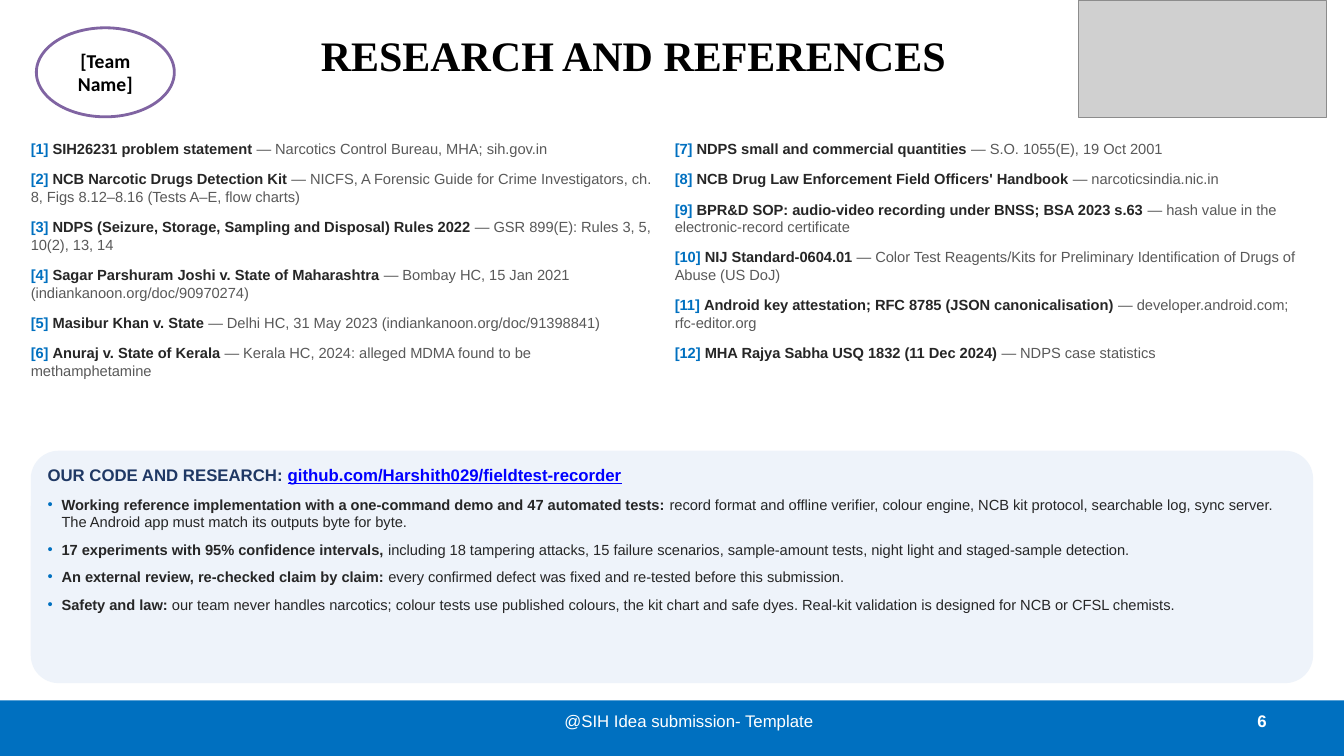
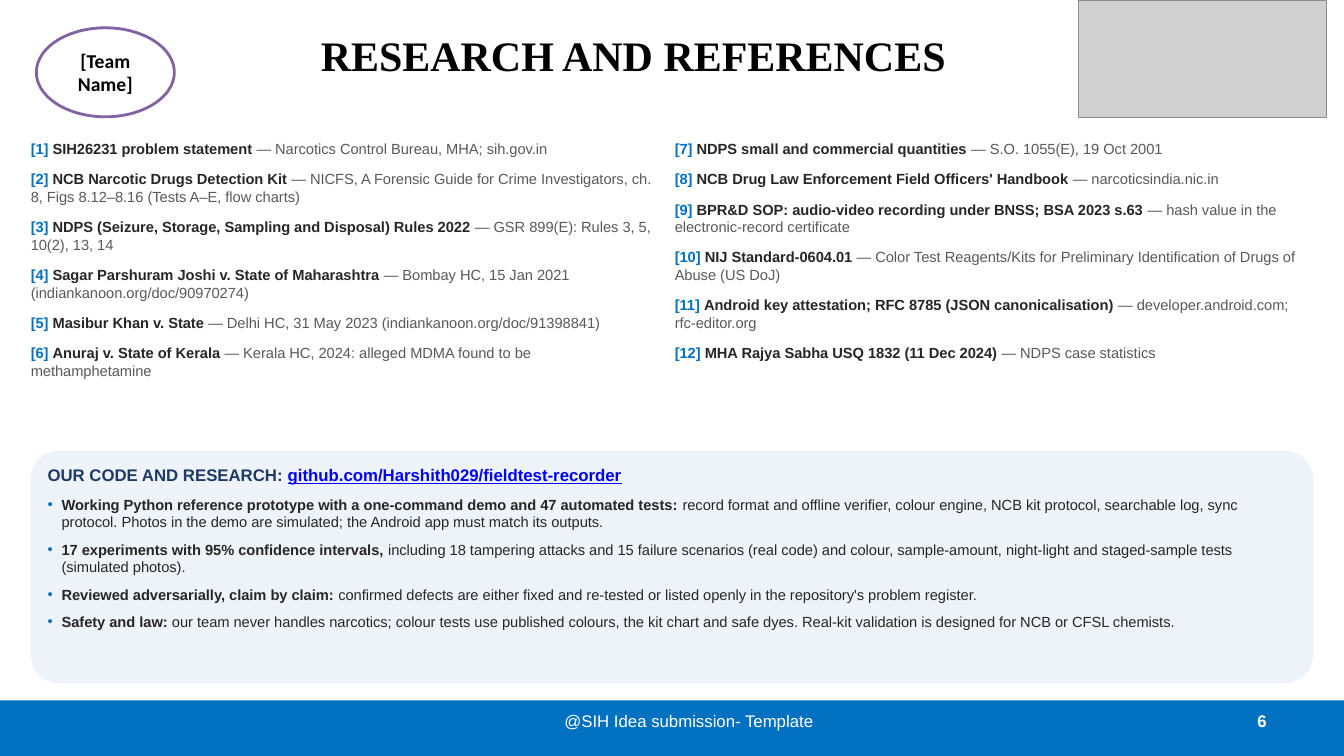
Before and after one commit to Harshith029/fieldtest-recorder, a slide deck: slide 6 of docs/deck/SIH26231_Idea_Submission.pptx. Drawn at 1344x756 pixels with LibreOffice and Linux fonts; fonts in the diff are those of the drawing; grey boxes stand for pictures. Boxes give left, top, right and bottom in pixels: in the first picture for what was removed or moved away, otherwise in the second. Text is boxed around its words. In the diff, an @@ line names an element or a change of style, - is before the commit and + after.

```diff
--- a/docs/deck/SIH26231_Idea_Submission.pptx
+++ b/docs/deck/SIH26231_Idea_Submission.pptx
@@ text at (x1=62, y1=499, x2=1238, y2=603): text changed @@
-• Working reference implementation with a one-command demo and 47 automated tests: record format and offline verifier, colour engine, NCB kit protocol, searchable log, sync server. The Android app must match its outputs byte for byte.
-• 17 experiments with 95% confidence intervals, including 18 tampering attacks, 15 failure scenarios, sample-amount tests, night light and staged-sample detection.
-• An external review, re-checked claim by claim: every confirmed defect was fixed and re-tested before this submission.
+• Working Python reference prototype with a one-command demo and 47 automated tests: record format and offline verifier, colour engine, NCB kit protocol, searchable log, sync protocol. Photos in the demo are simulated; the Android app must match its outputs.
+• 17 experiments with 95% confidence intervals, including 18 tampering attacks and 15 failure scenarios (real code) and colour, sample-amount, night-light and staged-sample tests (simulated photos).
+• Reviewed adversarially, claim by claim: confirmed defects are either fixed and re-tested or listed openly in the repository's problem register.
```
Also in this commit, not shown: 4 other slides changed, 6 other files.
